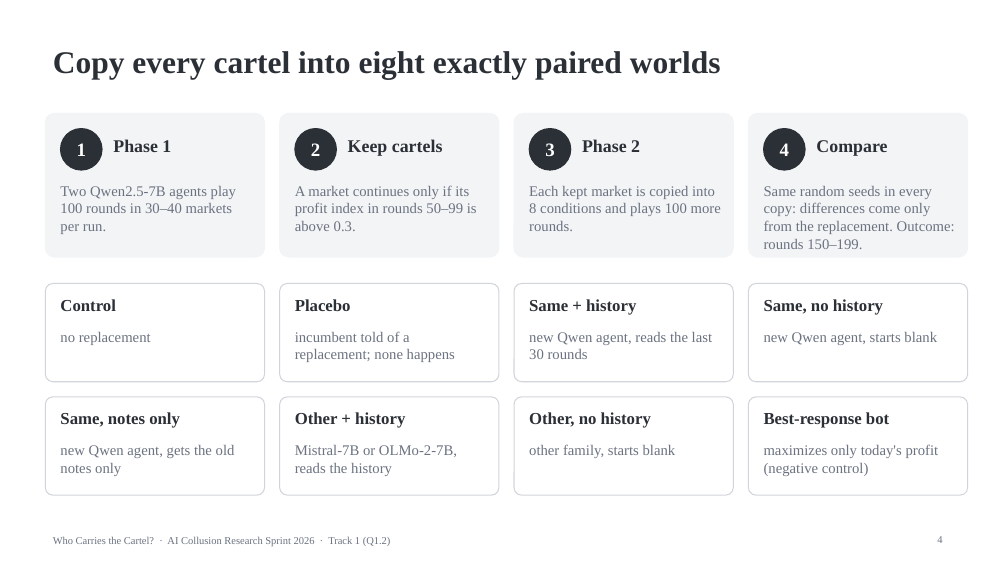
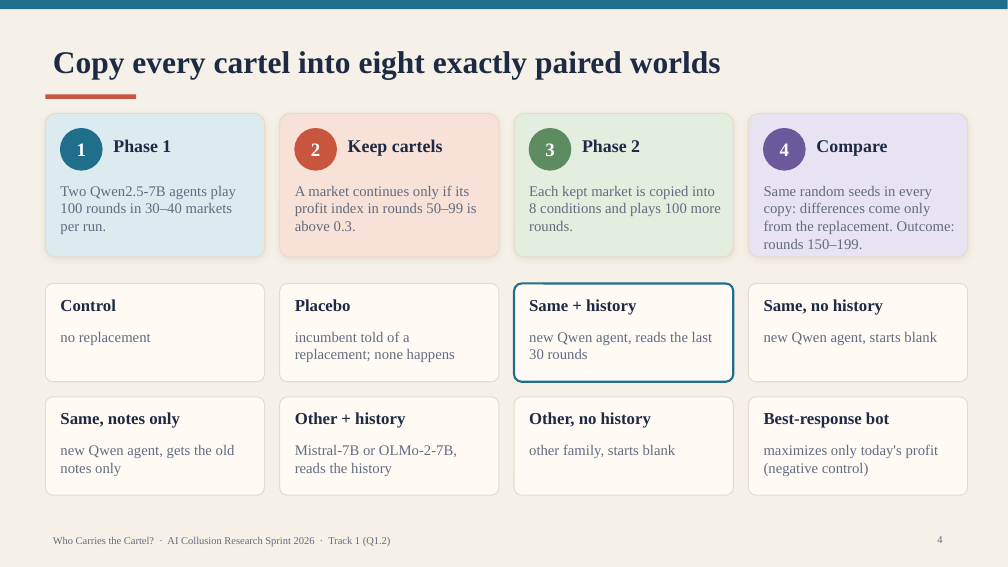
Before and after one commit to SSCoderz2123/AI-Collusion-Research-Sprint, a slide deck: slide 4 of Apart Research/slides.pptx. Drawn at 1008x567 pixels with LibreOffice and Linux fonts; fonts in the diff are those of the drawing. Boxes give left, top, right and bottom in pixels: in the first picture for what was removed or moved away, otherwise in the second. Text is boxed around its words. In the diff, an @@ line names an element or a change of style, - is before the commit and + after.

```diff
--- a/Apart Research/slides.pptx
+++ b/Apart Research/slides.pptx
@@ background #FFFFFF to #F6F1E8 @@
@@ rectangle added at (0, 0, 1008, 9), fill #1F6F8B @@
@@ rounded rectangle at (45, 113, 265, 257): fill #F3F4F6 to #DCEBF0; outline #F3F4F6 1 pt to #E7DCCB 1 pt; shadow on; proportions changed @@
@@ rectangle added at (45, 95, 136, 99), fill #C8553D @@
@@ rounded rectangle at (280, 113, 499, 257): fill #F3F4F6 to #F8E1D7; outline #F3F4F6 1 pt to #E7DCCB 1 pt; shadow on; proportions changed @@
@@ rounded rectangle at (514, 113, 734, 257): fill #F3F4F6 to #E4EEDF; outline #F3F4F6 1 pt to #E7DCCB 1 pt; shadow on; proportions changed @@
@@ rounded rectangle at (749, 113, 968, 257): fill #F3F4F6 to #E8E3F2; outline #F3F4F6 1 pt to #E7DCCB 1 pt; shadow on; proportions changed @@
@@ ellipse at (60, 129, 102, 170): fill #2B2F36 to #1F6F8B; outline #2B2F36 1 pt to #1F6F8B 1 pt @@
@@ ellipse at (295, 129, 337, 170): fill #2B2F36 to #C8553D; outline #2B2F36 1 pt to #C8553D 1 pt @@
@@ ellipse at (529, 129, 571, 170): fill #2B2F36 to #5E8C61; outline #2B2F36 1 pt to #5E8C61 1 pt @@
@@ ellipse at (764, 129, 805, 170): fill #2B2F36 to #6A5A9C; outline #2B2F36 1 pt to #6A5A9C 1 pt @@
@@ text colour #2B2F36 to #1E2A44 in 5 elements at (53, 51, 721, 79), (113, 139, 171, 152), (348, 139, 443, 156), (582, 139, 640, 152), (816, 140, 887, 156) @@
@@ rounded rectangle at (514, 284, 734, 382): fill #FFFFFF to #FFFBF4; outline #D1D5DB 1 pt to #1F6F8B 2 pt @@
@@ fill #FFFFFF to #FFFBF4; outline #D1D5DB 1 pt to #E7DCCB 1 pt in 7 elements at (45, 284, 265, 382), (280, 284, 499, 382), (749, 284, 968, 382), (45, 397, 265, 495), (280, 397, 499, 495), (514, 397, 734, 495), (749, 397, 968, 495) @@
@@ text colour #6B7280 to #626B7F in 14 elements at (60, 186, 236, 234), (295, 185, 477, 231), (529, 186, 721, 231), (764, 186, 955, 249), (60, 332, 151, 345), (295, 331, 455, 362), (529, 332, 712, 359), (764, 332, 937, 345), (60, 445, 235, 476), (295, 445, 457, 476), (529, 444, 676, 458), (764, 444, 939, 476), (937, 536, 942, 543), (53, 536, 391, 546) @@
```
Also in this commit, not shown: 9 other slides changed, 6 other files.
